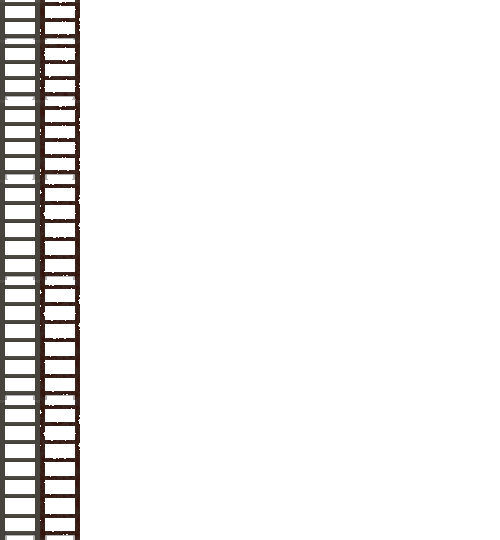
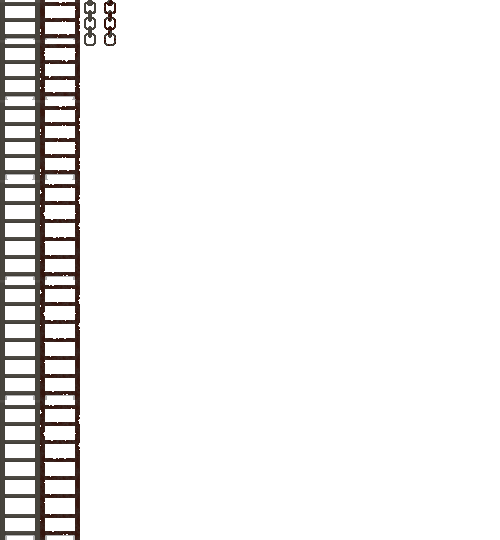
Layers edited between the first and the second 500px x 540px image:
added layer "overlay" above "Background" over [104, 0, 116, 46]
painted on "Background" over [84, 0, 116, 46]
